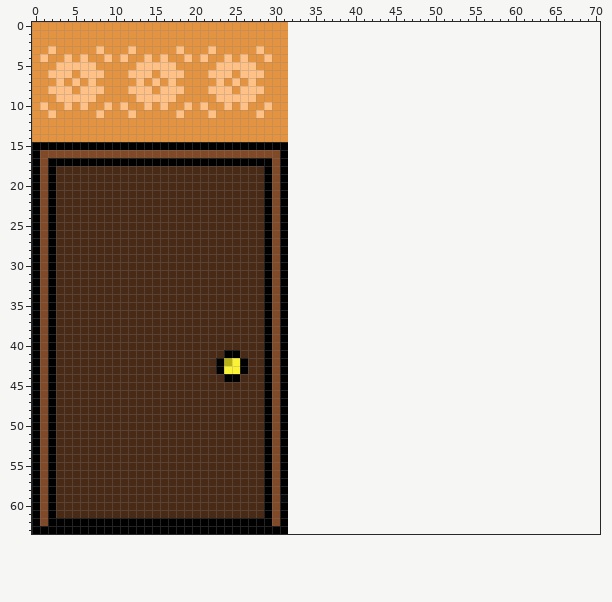
Pixel-art file -- editables/textures/backgrounds/door.aseprite. Above, as it was before the edit.
32x64 pixels, 1 frame. The old version is drawn lined up with the new one, on the new canvas.
And afterwards:
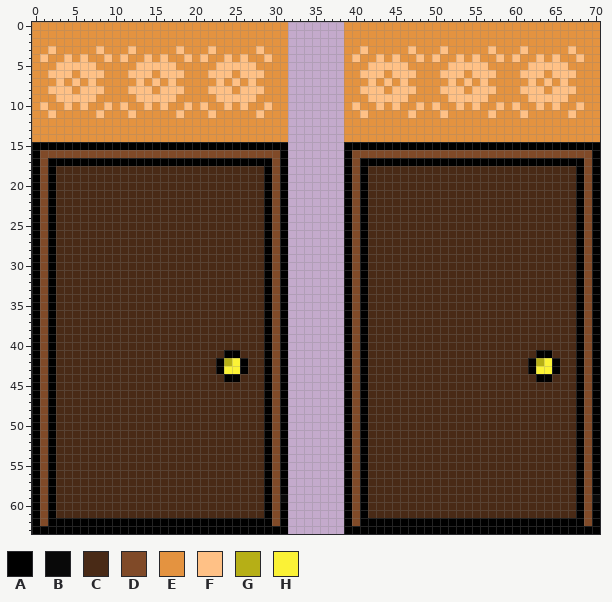
Palette (. is transparent): A #000000  B #090909  C #492a16  D #804a28  E #e49340  F #ffc186  G #b6af16  H #fbf236
From old to new:
canvas 32x64 -> 71x64
@@ x 37..70 @@
- 0 ..................................
- 1 ..................................
- 2 ..................................
- 3 ..................................
- 4 ..................................
- 5 ..................................
- 6 ..................................
- 7 ..................................
- 8 ..................................
- 9 ..................................
-10 ..................................
-11 ..................................
-12 ..................................
-13 ..................................
-14 ..................................
-15 ..................................
-16 ..................................
-17 ..................................
-18 ..................................
-19 ..................................
-20 ..................................
-21 ..................................
-22 ..................................
-23 ..................................
-24 ..................................
-25 ..................................
-26 ..................................
-27 ..................................
-28 ..................................
-29 ..................................
-30 ..................................
-31 ..................................
-32 ..................................
-33 ..................................
-34 ..................................
-35 ..................................
-36 ..................................
-37 ..................................
-38 ..................................
-39 ..................................
-40 ..................................
-41 ..................................
-42 ..................................
-43 ..................................
-44 ..................................
-45 ..................................
-46 ..................................
-47 ..................................
-48 ..................................
-49 ..................................
-50 ..................................
-51 ..................................
-52 ..................................
-53 ..................................
-54 ..................................
-55 ..................................
-56 ..................................
-57 ..................................
-58 ..................................
-59 ..................................
-60 ..................................
-61 ..................................
-62 ..................................
-63 ..................................
+ 0 ..EEEEEEEEEEEEEEEEEEEEEEEEEEEEEEEE
+ 1 ..EEEEEEEEEEEEEEEEEEEEEEEEEEEEEEEE
+ 2 ..EEEEEEEEEEEEEEEEEEEEEEEEEEEEEEEE
+ 3 ..EEFEEEEEFEEEFEEEEEFEEEFEEEEEFEEE
+ 4 ..EFEEFEFEEFEFEEFEFEEFEFEEFEFEEFEE
+ 5 ..EEEFFFFFEEEEEFFFFFEEEEEFFFFFEEEE
+ 6 ..EEFFFEFFFEEEFFFEFFFEEEFFFEFFFEEE
+ 7 ..EEEFEFEFEEEEEFEFEFEEEEEFEFEFEEEE
+ 8 ..EEFFFEFFFEEEFFFEFFFEEEFFFEFFFEEE
+ 9 ..EEEFFFFFEEEEEFFFFFEEEEEFFFFFEEEE
+10 ..EFEEFEFEEFEFEEFEFEEFEFEEFEFEEFEE
+11 ..EEFEEEEEFEEEFEEEEEFEEEFEEEEEFEEE
+12 ..EEEEEEEEEEEEEEEEEEEEEEEEEEEEEEEE
+13 ..EEEEEEEEEEEEEEEEEEEEEEEEEEEEEEEE
+14 ..EEEEEEEEEEEEEEEEEEEEEEEEEEEEEEEE
+15 ..AAAAAAAAAAAAAAAAAAAAAAAAAAAAAAAA
+16 ..ADDDDDDDDDDDDDDDDDDDDDDDDDDDDDDA
+17 ..ADAAAAAAAAAAAAAAAAAAAAAAAAAAAADA
+18 ..ADACCCCCCCCCCCCCCCCCCCCCCCCCCADA
+19 ..ADACCCCCCCCCCCCCCCCCCCCCCCCCCADA
+20 ..ADACCCCCCCCCCCCCCCCCCCCCCCCCCADA
+21 ..ADACCCCCCCCCCCCCCCCCCCCCCCCCCADA
+22 ..ADACCCCCCCCCCCCCCCCCCCCCCCCCCADA
+23 ..ADACCCCCCCCCCCCCCCCCCCCCCCCCCADA
+24 ..ADACCCCCCCCCCCCCCCCCCCCCCCCCCADA
+25 ..ADACCCCCCCCCCCCCCCCCCCCCCCCCCADA
+26 ..ADACCCCCCCCCCCCCCCCCCCCCCCCCCADA
+27 ..ADACCCCCCCCCCCCCCCCCCCCCCCCCCADA
+28 ..ADACCCCCCCCCCCCCCCCCCCCCCCCCCADA
+29 ..ADACCCCCCCCCCCCCCCCCCCCCCCCCCADA
+30 ..ADACCCCCCCCCCCCCCCCCCCCCCCCCCADA
+31 ..ADACCCCCCCCCCCCCCCCCCCCCCCCCCADA
+32 ..ADACCCCCCCCCCCCCCCCCCCCCCCCCCADA
+33 ..ADACCCCCCCCCCCCCCCCCCCCCCCCCCADA
+34 ..ADACCCCCCCCCCCCCCCCCCCCCCCCCCADA
+35 ..ADACCCCCCCCCCCCCCCCCCCCCCCCCCADA
+36 ..ADACCCCCCCCCCCCCCCCCCCCCCCCCCADA
+37 ..ADACCCCCCCCCCCCCCCCCCCCCCCCCCADA
+38 ..ADACCCCCCCCCCCCCCCCCCCCCCCCCCADA
+39 ..ADACCCCCCCCCCCCCCCCCCCCCCCCCCADA
+40 ..ADACCCCCCCCCCCCCCCCCCCCCCCCCCADA
+41 ..ADACCCCCCCCCCCCCCCCCCCCCAACCCADA
+42 ..ADACCCCCCCCCCCCCCCCCCCCAGHACCADA
+43 ..ADACCCCCCCCCCCCCCCCCCCCAHHACCADA
+44 ..ADACCCCCCCCCCCCCCCCCCCCCAACCCADA
+45 ..ADACCCCCCCCCCCCCCCCCCCCCCCCCCADA
+46 ..ADACCCCCCCCCCCCCCCCCCCCCCCCCCADA
+47 ..ADACCCCCCCCCCCCCCCCCCCCCCCCCCADA
+48 ..ADACCCCCCCCCCCCCCCCCCCCCCCCCCADA
+49 ..ADACCCCCCCCCCCCCCCCCCCCCCCCCCADA
+50 ..ADACCCCCCCCCCCCCCCCCCCCCCCCCCADA
+51 ..ADACCCCCCCCCCCCCCCCCCCCCCCCCCADA
+52 ..ADACCCCCCCCCCCCCCCCCCCCCCCCCCADA
+53 ..ADACCCCCCCCCCCCCCCCCCCCCCCCCCADA
+54 ..ADACCCCCCCCCCCCCCCCCCCCCCCCCCADA
+55 ..ADACCCCCCCCCCCCCCCCCCCCCCCCCCADA
+56 ..ADACCCCCCCCCCCCCCCCCCCCCCCCCCADA
+57 ..ADACCCCCCCCCCCCCCCCCCCCCCCCCCADA
+58 ..ADACCCCCCCCCCCCCCCCCCCCCCCCCCADA
+59 ..ADACCCCCCCCCCCCCCCCCCCCCCCCCCADB
+60 ..ADACCCCCCCCCCCCCCCCCCCCCCCCCCADA
+61 ..ADACCCCCCCCCCCCCCCCCCCCCCCCCCADA
+62 ..ADAAAAAAAAAAAAAAAAAAAAAAAAAAAADA
+63 ..AAAAAAAAAAAAAAAAAAAAAAAAAAAAAAAA
Pixel boxes of the changes (left, top, right, bottom) in both pictures:
added: (344, 22, 600, 534)
